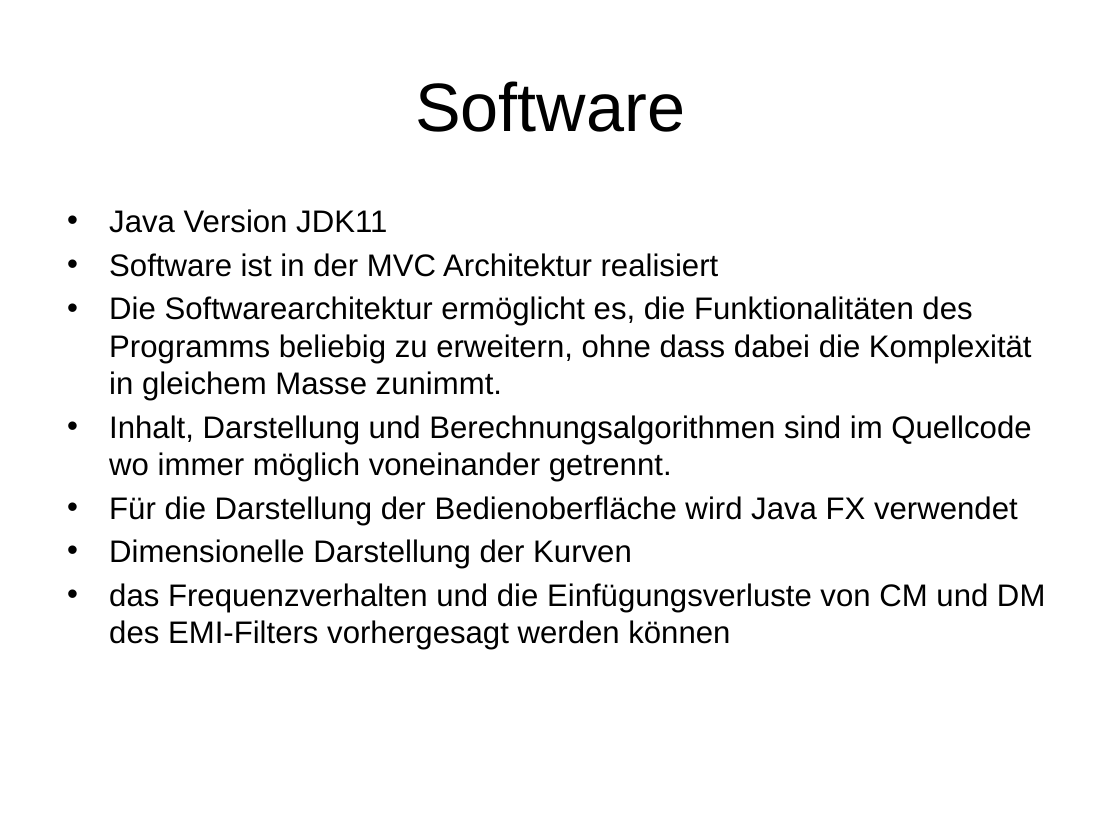
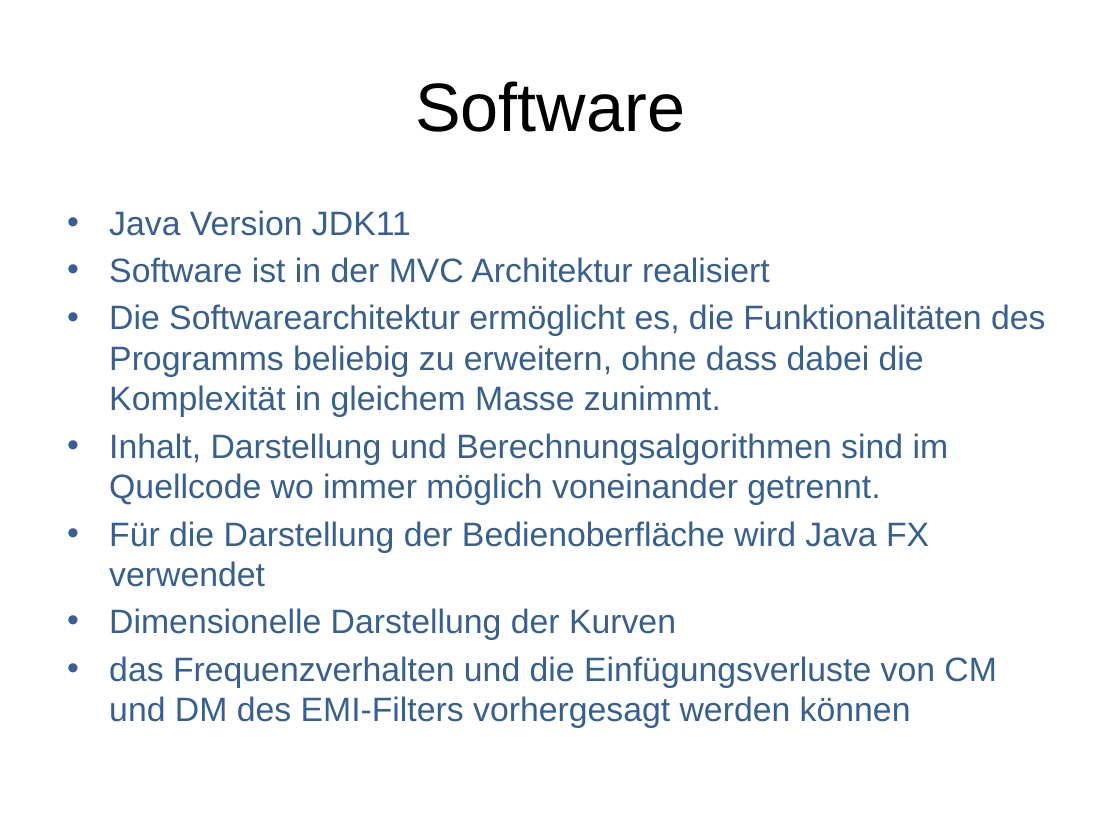
Before and after one commit to marinataborda/P2Organisation, a slide deck: slide 7 of ZwischenPresäntation.pptx (slide 8 before the commit). Drawn at 1120x840 pixels with LibreOffice and Linux fonts; fonts in the diff are those of the drawing. Boxes give left, top, right and bottom in pixels: in the first picture for what was removed or moved away, otherwise in the second. Text is boxed around its words. In the diff, an @@ line names an element or a change of style, - is before the commit and + after.

```diff
--- a/ZwischenPresäntation.pptx
+++ b/ZwischenPresäntation.pptx
@@ text "Java Version JDK11" at (x1=109, y1=210, x2=1045, y2=728): size 20 to 21.7 pt, text colour #000000 to #376092 @@
```
Also in this commit, not shown: 4 other slides changed, 2 slides added, 3 slides removed.
